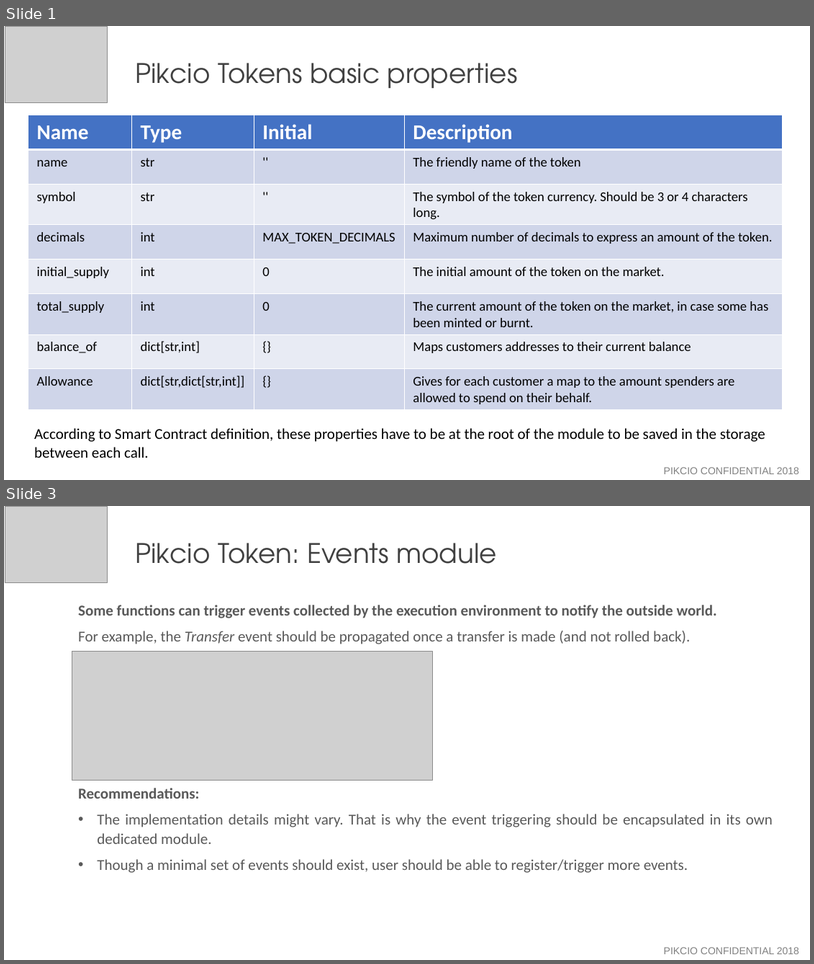
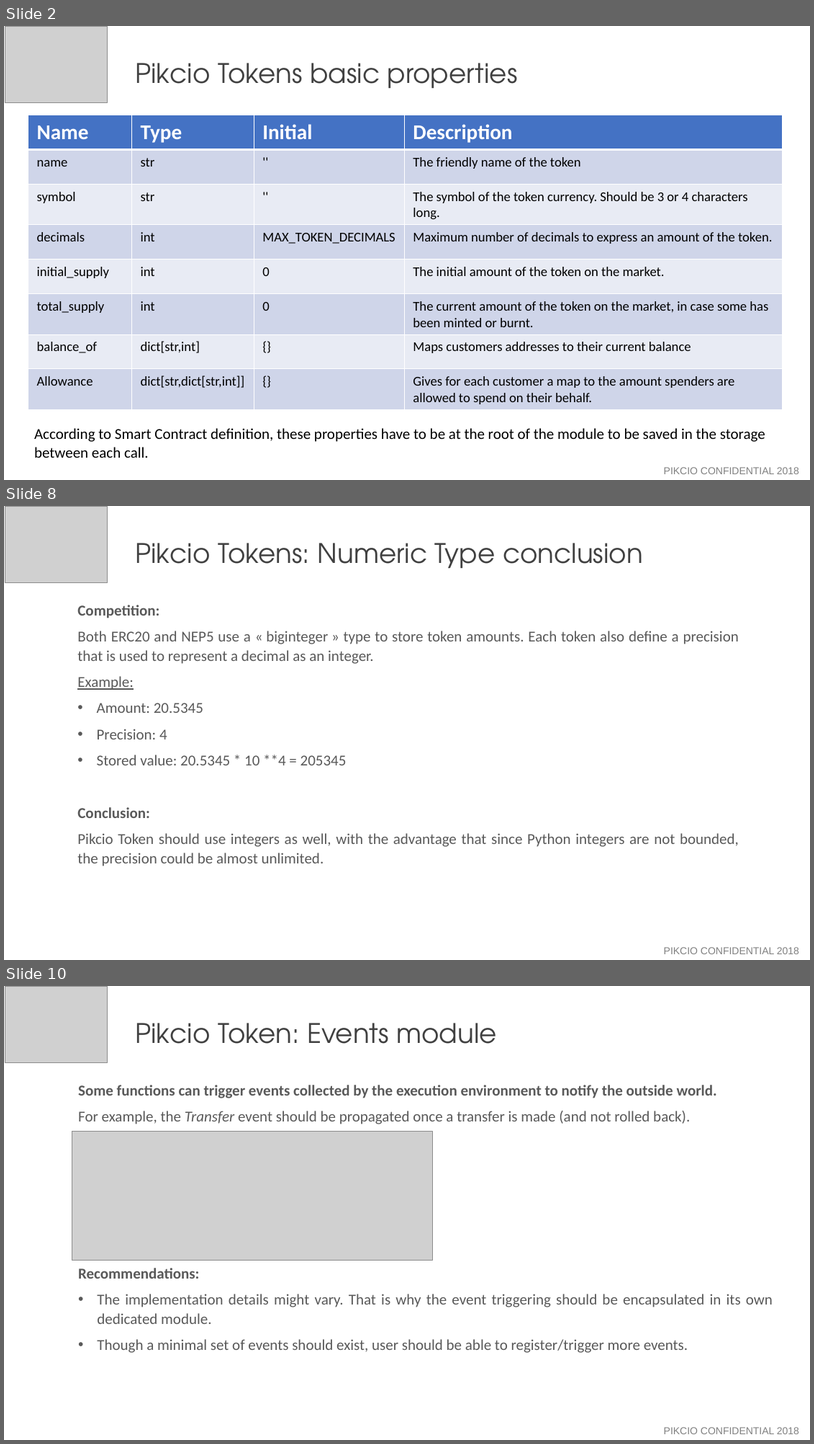
Before and after one commit to thibault-yellowstones/pikcio-tokens, a slide deck: Pikcio_tokens.pptx. Shown one above the other, each under a label of ours: slides 1 and 3 before the commit, slides 2, 8 and 10 after it; the slides between them are not shown. The pictures are 814x964 and 814x1444 pixels, drawn with LibreOffice and Linux fonts; fonts in the diff are those of the drawing; grey boxes stand for pictures. Boxes give left, top, right and bottom in pixels: in the first picture for what was removed or moved away, otherwise in the second. Text is boxed around its words. In the diff, an @@ line names an element or a change of style, - is before the commit and + after.

```diff
--- a/Pikcio_tokens.pptx
+++ b/Pikcio_tokens.pptx
@@ slide 8 added at (4,506,810,960), background #FFFFFF @@
@@ picture added at (5,506,108,582) @@
@@ text added at (135,543,643,568), 32 pt, text #404040 @@
+Pikcio Tokens: Numeric Type conclusion
@@ text added at (77,605,739,866), 18 pt, text #595959 @@
+Competition:
+Both ERC20 and NEP5 use a « biginteger » type to store token amounts. Each token also define a precision that is used to represent a decimal as an integer.
+Example:
+• Amount: 20.5345
+• Precision: 4
+• Stored value: 20.5345 * 10 **4 = 205345
+Conclusion:
+Pikcio Token should use integers as well, with the advantage that since Python integers are not bounded, the precision could be almost unlimited.
@@ text added at (664,947,800,954), 12 pt, text #808080 @@
+PIKCIO CONFIDENTIAL 2018
@@ what was slide 1 is now slide 2 @@
@@ what was slide 3 is now slide 10 @@
```
Also in this commit, not shown: 1 slide changed, 6 other slides added.
